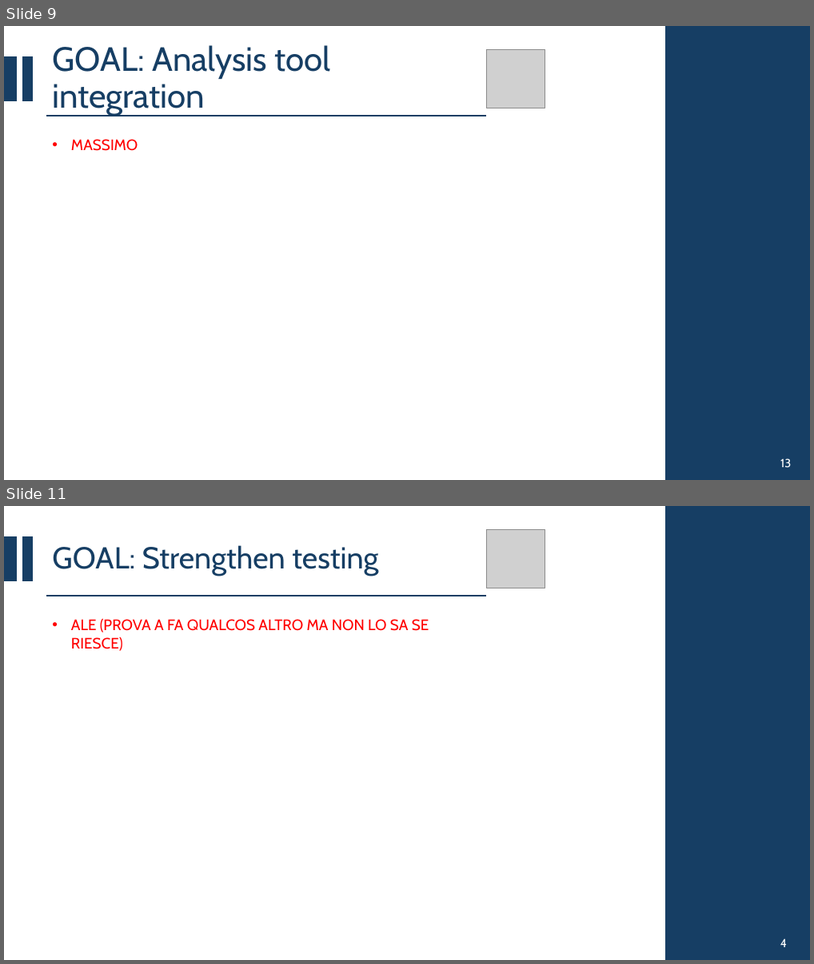
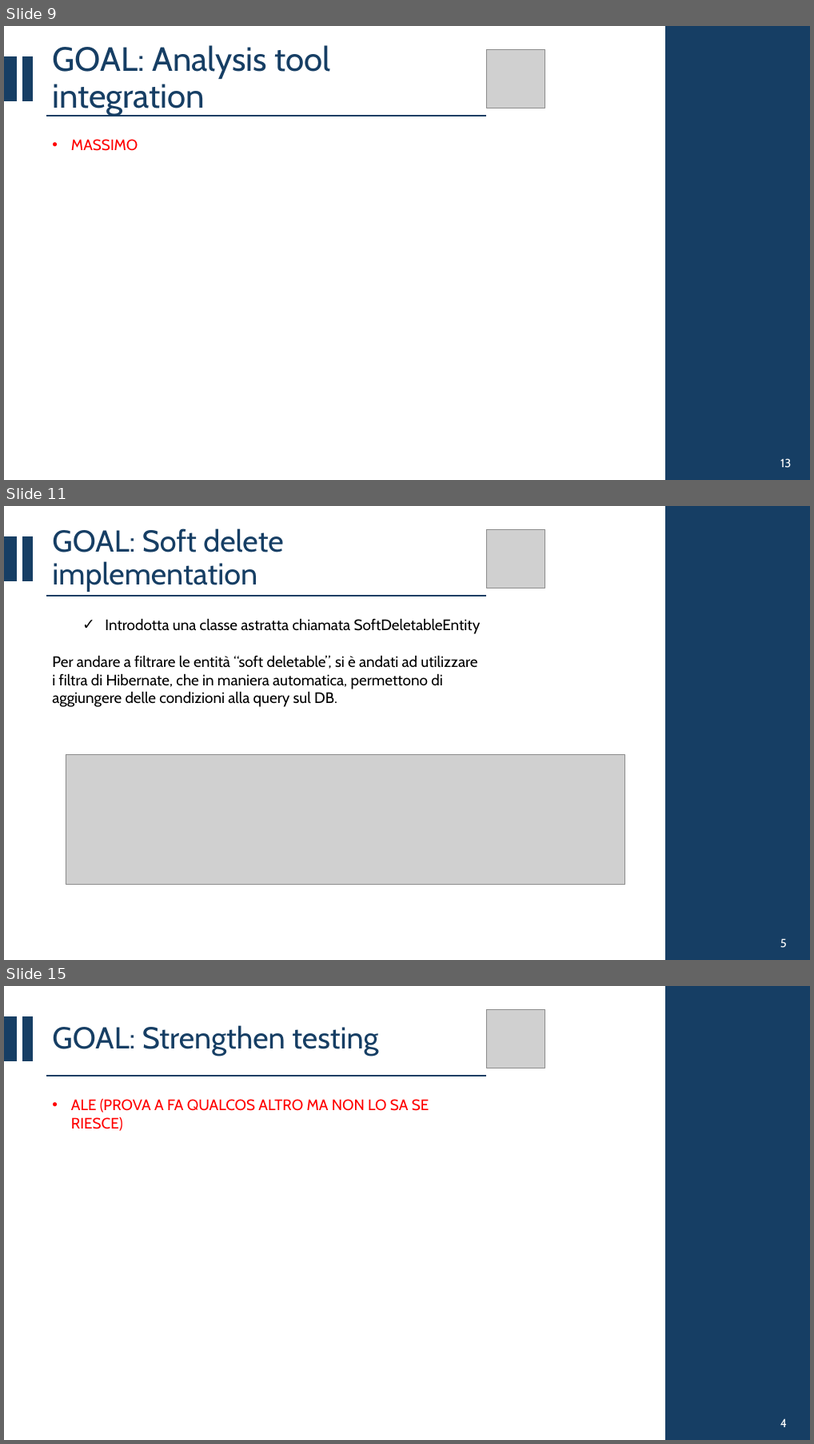
Before and after one commit to CSW-Teams/MS3-docs, a slide deck: ShiftsHappen/Sprint 3/CSW Sprint 3.pptx. Shown one above the other, each under a label of ours: slides 9 and 11 before the commit, slides 9, 11 and 15 after it; the slides between them are not shown. The pictures are 814x964 and 814x1444 pixels, drawn with LibreOffice and Linux fonts; fonts in the diff are those of the drawing; grey boxes stand for pictures. Boxes give left, top, right and bottom in pixels: in the first picture for what was removed or moved away, otherwise in the second. Text is boxed around its words. In the diff, an @@ line names an element or a change of style, - is before the commit and + after.

Commit message:
Shifts Happen - Slided Sprint 3 Ralisin SoftDelete

```diff
--- a/ShiftsHappen/Sprint 3/CSW Sprint 3.pptx
+++ b/ShiftsHappen/Sprint 3/CSW Sprint 3.pptx
@@ slide 11 added at (4, 506, 810, 960), background #FFFFFF @@
@@ title added at (52, 528, 283, 592), 36 pt, text #163E64 @@
+GOAL: Soft delete implementation
@@ picture added at (486, 529, 546, 588) @@
@@ rectangle added at (666, 506, 810, 960), fill #163E64, outline #163E64 1.5 pt @@
@@ rectangle added at (4, 537, 17, 580), fill #163E64, outline #163E64 1.5 pt @@
@@ rectangle added at (23, 537, 33, 580), fill #163E64, outline #163E64 1.5 pt @@
@@ line added from (46, 596) to (486, 596), #163E64 1.5 pt @@
@@ text added at (52, 618, 481, 707), 18 pt, text #000000 @@
+  ✓ Introdotta una classe astratta chiamata SoftDeletableEntity
+Per andare a filtrare le entità “soft deletable”, si è andati ad utilizzare i filtra di Hibernate, che in maniera automatica, permettono di aggiungere delle condizioni alla query sul DB.
@@ picture added at (66, 755, 626, 884) @@
@@ text added at (781, 938, 787, 947), 14 pt, text #FFFFFF @@
+5
@@ what was slide 11 is now slide 15 @@
```
Also in this commit, not shown: 1 slide changed, 3 other slides added.
